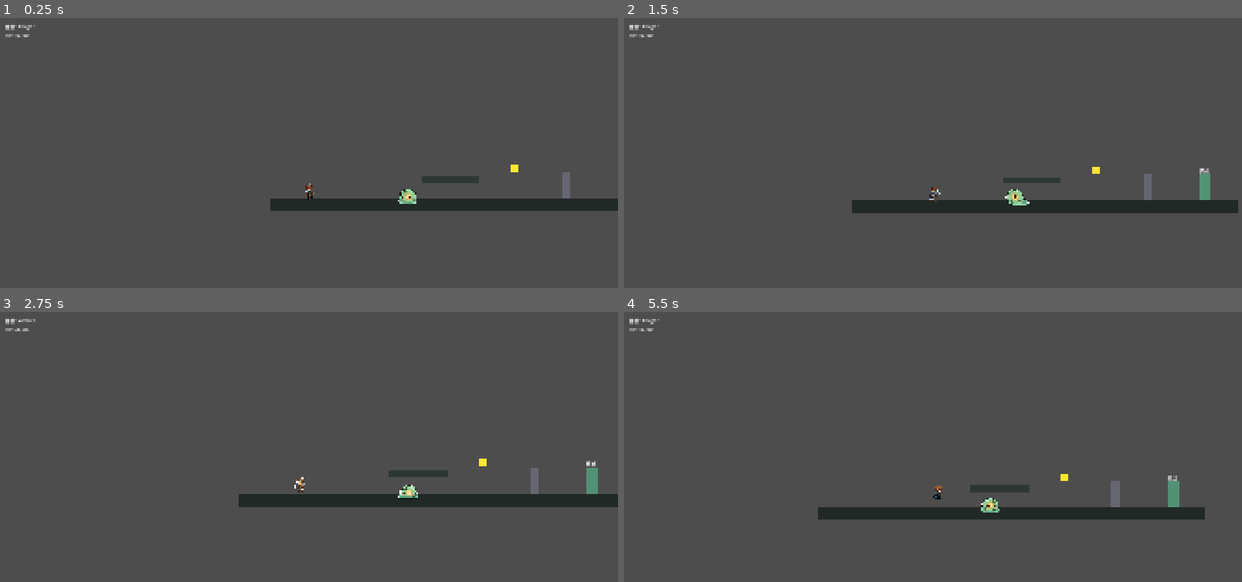
Above: before the commit, frames 1-4 (two rows, left to right).
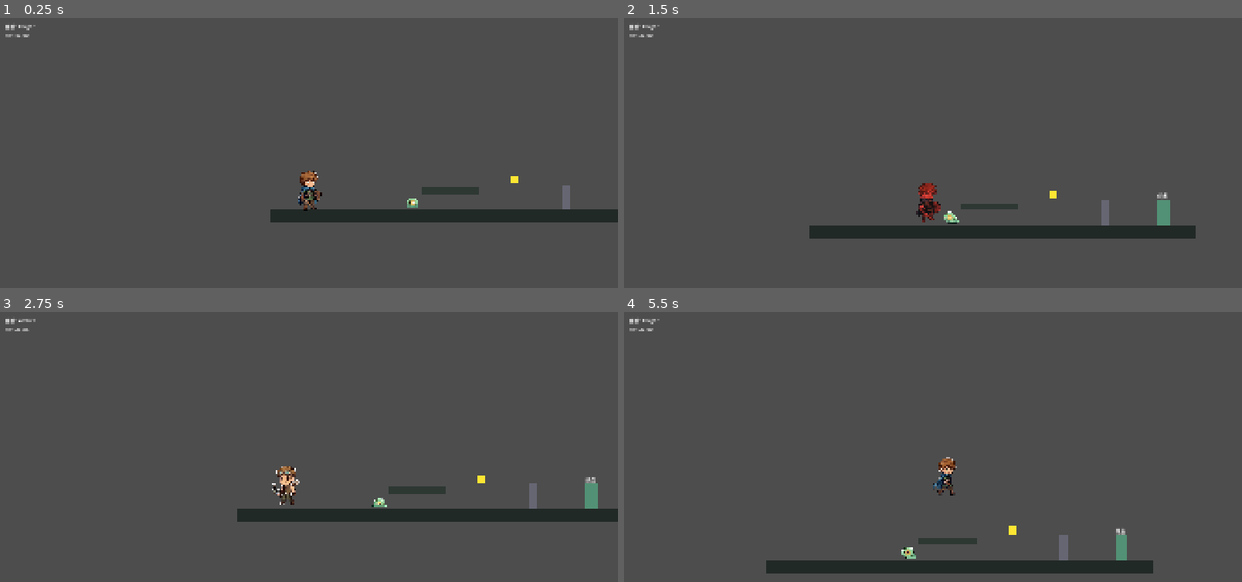
Above: after the commit, the same moments.

Repository: komeadanagito/hollowfen
Game: Godot game, scene res://scenes/test_room.tscn
The game is run twice, just before and just after one commit, with the same random seed, the same clock (stepped at 60 frames per second) and the same inputs.
Inputs:
- Up to frame 1 (0.25 s): no input
- Up to frame 2 (1.5 s): hold D (move_right) from 0.53 s (still down); tap Space (jump) at 0.6, 0.77, 1.07 s; tap J (attack) at 1.35 s
- Up to frame 3 (2.75 s): tap Space (jump) at 1.52, 1.55, 1.82, 2.3 s; release D (move_right) at 2.03 s; hold A (move_left) from 2.03 s (still down); hold Shift (switch_character) from 2.03 s (still down)
- Up to frame 4 (5.5 s): release A (move_left) at 2.78 s; release Shift (switch_character) at 2.78 s; hold D (move_right) 2.78-4.28 s; tap Space (jump) at 2.85, 3.02, 3.32, 3.77, 3.8, 4.07, 4.52, 4.55, 4.82, 5.1 s; tap J (attack) at 3.6 s; hold A (move_left) 4.28-5.03 s; tap Shift (switch_character) at 4.35 s; hold D (move_right) from 5.03 s (still down)

The runs differ from the first frame. In frame 1, 5.6% of the frame differs, in the area x 43-100%, y 54-76%; in frame 2, 7.0%; in frame 3, 7.1%; in frame 4, 7.6%, in the area x 2-94%, y 6-97%.

Commit message:
feat: scale up characters/enemy and recalibrate movement feel
Sprite scale, collision boxes, and kinematic values (speed/gravity/jump/
knockback) scaled ~2.5x for the larger 1920x1080 world. Starting values;
to be tuned by eye during integration playthrough.

Co-authored-by: Claude <81847+claude@users.noreply.github.com>
Co-authored-by: Gemini <200291788+gemini-code-assist@users.noreply.github.com>
Co-authored-by: Codex <267193182+codex@users.noreply.github.com>

Diff:
--- a/scenes/characters/archer.tscn
+++ b/scenes/characters/archer.tscn
@@ -6,10 +6,10 @@
 [ext_resource type="Texture2D" path="res://assets/archer_spritesheet_clean.png" id="4_fqk6l"]
 
 [sub_resource type="RectangleShape2D" id="RectangleShape2D_3mvd2"]
-size = Vector2(28, 40)
+size = Vector2(48, 120)
 
 [sub_resource type="RectangleShape2D" id="RectangleShape2D_o374b"]
-size = Vector2(28, 40)
+size = Vector2(48, 120)
 
 [sub_resource type="AtlasTexture" id="AtlasTexture_archer_idle_0"]
 atlas = ExtResource("4_fqk6l")
@@ -215,11 +215,11 @@
 [node name="Archer" type="CharacterBody2D" unique_id=226732811]
 collision_layer = 2
 script = ExtResource("1_5rr7p")
-move_speed = 260.0
+move_speed = 650.0
 
 [node name="Sprite" type="AnimatedSprite2D" parent="." unique_id=1325363496]
 texture_filter = 1
-scale = Vector2(0.22, 0.22)
+scale = Vector2(0.58, 0.58)
 sprite_frames = SubResource("SpriteFrames_archer")
 animation = &"idle"
 autoplay = "idle"
@@ -243,4 +243,4 @@
 shape = SubResource("RectangleShape2D_o374b")
 
 [node name="Muzzle" type="Marker2D" parent="." unique_id=208183934]
-position = Vector2(18, -4)
+position = Vector2(45, -10)
--- a/scenes/characters/knight.tscn
+++ b/scenes/characters/knight.tscn
@@ -7,13 +7,13 @@
 [ext_resource type="Texture2D" path="res://assets/knight_spritesheet_clean.png" id="5_nxclh"]
 
 [sub_resource type="RectangleShape2D" id="RectangleShape2D_vw8nl"]
-size = Vector2(28, 40)
+size = Vector2(56, 120)
 
 [sub_resource type="RectangleShape2D" id="RectangleShape2D_tgwmv"]
-size = Vector2(28, 40)
+size = Vector2(56, 120)
 
 [sub_resource type="RectangleShape2D" id="RectangleShape2D_jg4sg"]
-size = Vector2(24, 36)
+size = Vector2(60, 90)
 
 [sub_resource type="AtlasTexture" id="AtlasTexture_knight_idle_0"]
 atlas = ExtResource("5_nxclh")
@@ -219,11 +219,11 @@
 [node name="Knight" type="CharacterBody2D" unique_id=672221398]
 collision_layer = 2
 script = ExtResource("1_np6au")
-move_speed = 180.0
+move_speed = 450.0
 
 [node name="Sprite" type="AnimatedSprite2D" parent="." unique_id=293060618]
 texture_filter = 1
-scale = Vector2(0.22, 0.22)
+scale = Vector2(0.55, 0.55)
 sprite_frames = SubResource("SpriteFrames_knight")
 animation = &"idle"
 autoplay = "idle"
@@ -254,5 +254,5 @@
 damage = 15
 
 [node name="CollisionShape2D" type="CollisionShape2D" parent="MeleeHitbox" unique_id=817745570]
-position = Vector2(22, 0)
+position = Vector2(54, 0)
 shape = SubResource("RectangleShape2D_jg4sg")
--- a/scenes/enemies/patrol_enemy.tscn
+++ b/scenes/enemies/patrol_enemy.tscn
@@ -7,13 +7,13 @@
 [ext_resource type="Texture2D" path="res://assets/slime_spritesheet_clean.png" id="5_ywr50"]
 
 [sub_resource type="RectangleShape2D" id="RectangleShape2D_at13k"]
-size = Vector2(28, 40)
+size = Vector2(56, 64)
 
 [sub_resource type="RectangleShape2D" id="RectangleShape2D_qih0g"]
-size = Vector2(28, 40)
+size = Vector2(56, 64)
 
 [sub_resource type="RectangleShape2D" id="RectangleShape2D_4qkrm"]
-size = Vector2(28, 40)
+size = Vector2(56, 64)
 
 [sub_resource type="AtlasTexture" id="AtlasTexture_slime_idle_0"]
 atlas = ExtResource("5_ywr50")
@@ -320,7 +320,7 @@
 
 [node name="Sprite" type="AnimatedSprite2D" parent="." unique_id=1838393960]
 texture_filter = 1
-scale = Vector2(0.45, 0.45)
+scale = Vector2(0.31, 0.31)
 sprite_frames = SubResource("SpriteFrames_slime")
 animation = &"idle"
 autoplay = "idle"
--- a/scripts/characters/character_base.gd
+++ b/scripts/characters/character_base.gd
@@ -4,18 +4,18 @@
 enum State { IDLE, RUN, JUMP, FALL, ATTACK, HURT }
 
 @export_group("Movement")
-@export var move_speed: float = 220.0
-@export var acceleration: float = 1800.0
-@export var friction: float = 2000.0
-@export var jump_velocity: float = -430.0
-@export var gravity: float = 1200.0
+@export var move_speed: float = 550.0
+@export var acceleration: float = 4500.0
+@export var friction: float = 5000.0
+@export var jump_velocity: float = -1075.0
+@export var gravity: float = 3000.0
 @export_group("Feel")
 @export var coyote_time: float = 0.1
 @export var jump_buffer_time: float = 0.1
 @export_group("Combat")
 @export var attack_duration: float = 0.25
 @export var hurt_duration: float = 0.25
-@export var knockback_force: float = 250.0
+@export var knockback_force: float = 625.0
 
 var state: int = State.IDLE
 var _active: bool = false
--- a/scripts/combat/arrow.gd
+++ b/scripts/combat/arrow.gd
@@ -1,7 +1,7 @@
 class_name Arrow
 extends Area2D
 
-@export var speed: float = 520.0
+@export var speed: float = 1300.0
 @export var damage: int = 10
 @export var lifetime: float = 2.0
 
--- a/scripts/enemies/patrol_enemy.gd
+++ b/scripts/enemies/patrol_enemy.gd
@@ -1,9 +1,9 @@
 class_name PatrolEnemy
 extends CharacterBody2D
 
-@export var speed: float = 70.0
-@export var patrol_distance: float = 120.0
-@export var gravity: float = 1200.0
+@export var speed: float = 175.0
+@export var patrol_distance: float = 300.0
+@export var gravity: float = 3000.0
 
 @onready var _health: Health = $Health
 @onready var _hurtbox: Hurtbox = $Hurtbox
